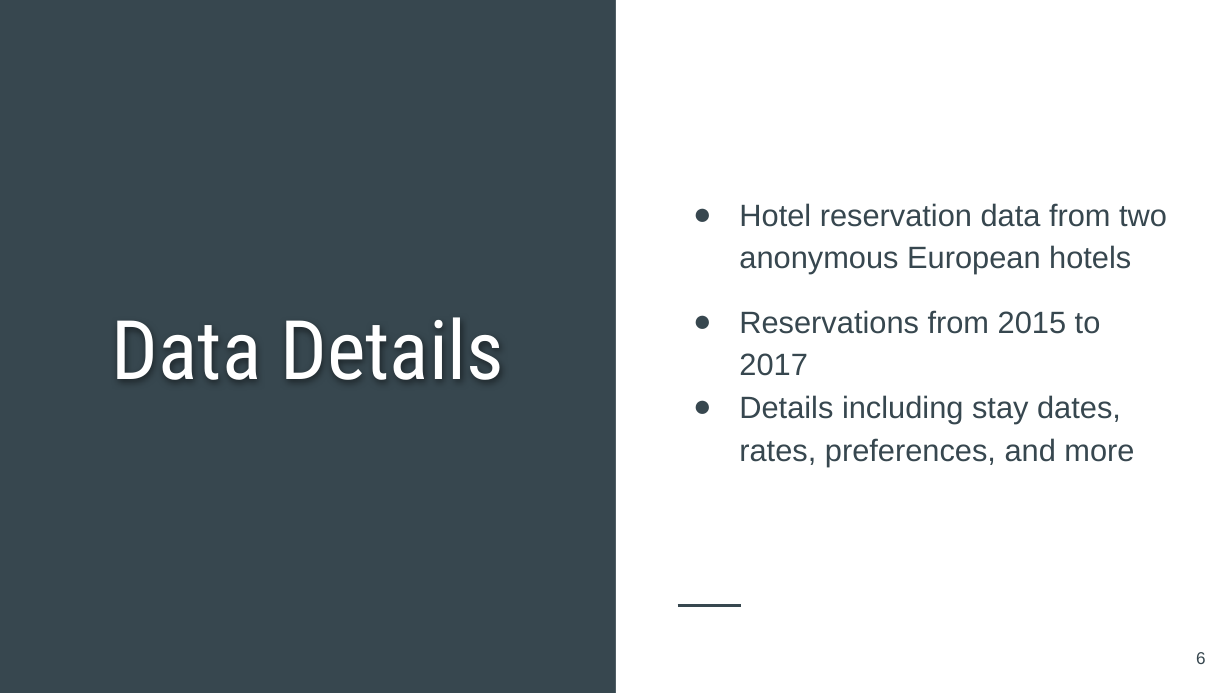
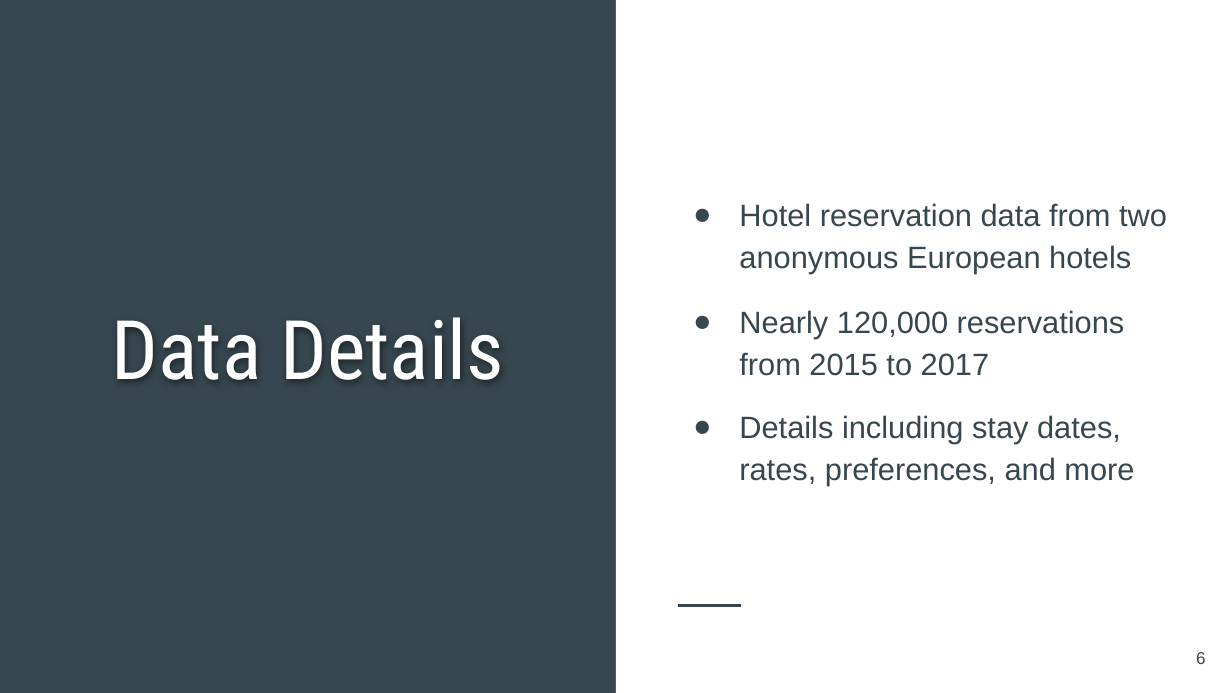
Before and after one commit to BenJMcCarty/Hotel_Cancel_Culture, a slide deck: slide 6 of Hotel_Cancel_Culture_Presentation.pptx. Drawn at 1232x693 pixels with LibreOffice and Linux fonts; fonts in the diff are those of the drawing. Boxes give left, top, right and bottom in pixels: in the first picture for what was removed or moved away, otherwise in the second. Text is boxed around its words. In the diff, an @@ line names an element or a change of style, - is before the commit and + after.

```diff
--- a/Hotel_Cancel_Culture_Presentation.pptx
+++ b/Hotel_Cancel_Culture_Presentation.pptx
@@ text at (x1=739, y1=310, x2=1125, y2=376): text changed @@
-● Reservations from 2015 to 2017
+● Nearly 120,000 reservations from 2015 to 2017
@@ text "Details including stay dates, rates, ..." moved from (x1=739, y1=395, x2=1134, y2=466) to (x1=739, y1=415, x2=1134, y2=486) @@
```
Also in this commit, not shown: 3 other slides changed, 6 slides added, 3 slides removed, 8 other files.
